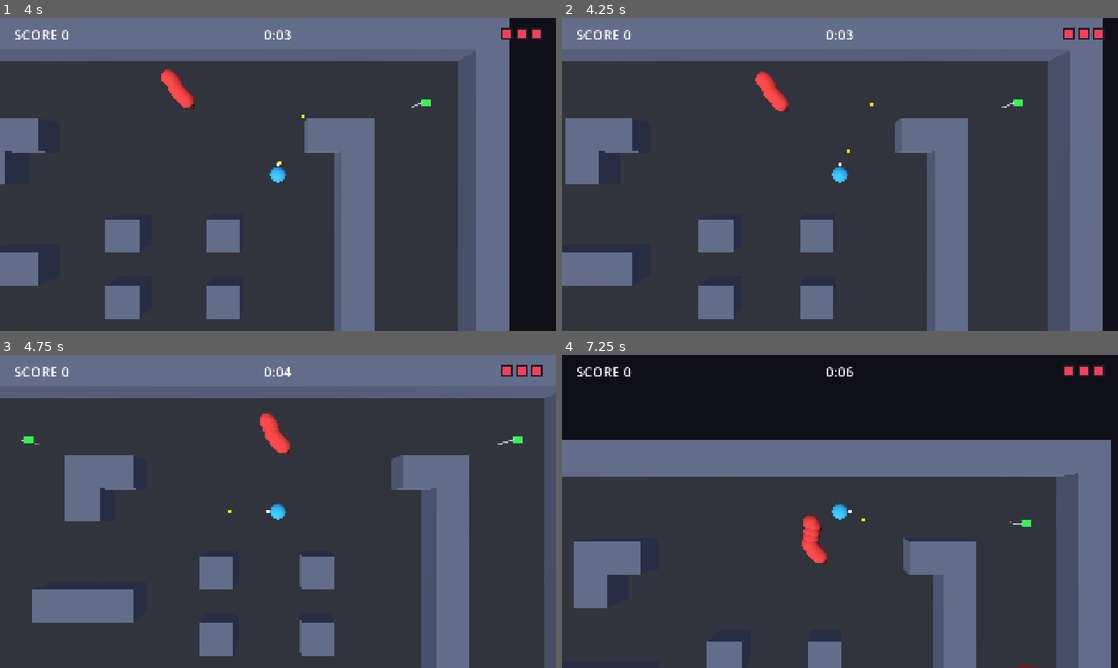
Above: before the commit, frames 1-4 (two rows, left to right).
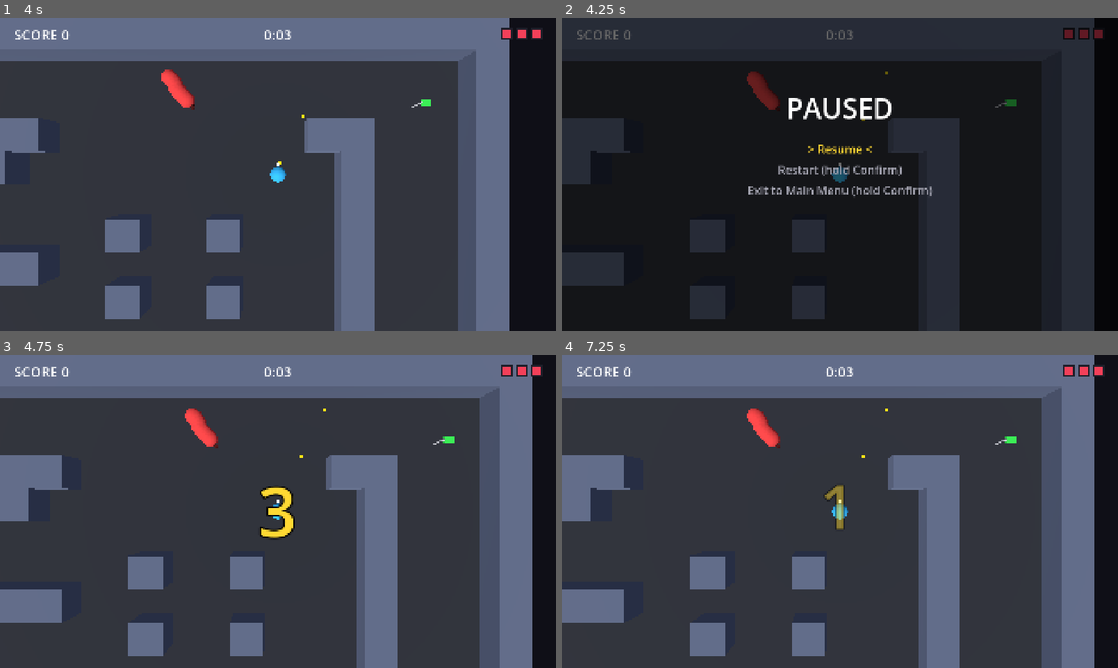
Above: after the commit, the same moments.

Repository: zoanthrope67/ZincWarbler
Game: Godot game, scene res://scn/bootstrap.tscn
Same seed, same stepped clock (60 frames per second), same inputs: the game is played once before the commit and once after it.
Inputs (mouse positions are in pixels of both pictures, inside the frame that each line leads up to):
- Up to frame 1 (4 s): tap Enter at 0.5 s; move the mouse to (400, 158) at 0.52 s; hold Right (move_right) 0.53-1.28 s; hold Z (confirm) 0.53-1.28 s; click (400, 158) at 0.67 s; move the mouse to (166, 190) at 1.27 s; hold X (back) 1.28-2.03 s; tap Z (confirm) at 1.35, 2, 2.85 s; click (166, 190) at 1.42 s; move the mouse to (333, 105) at 2.02 s; hold Right (move_right) 2.03-2.78 s; hold Z (confirm) 2.03-2.78 s; click (333, 105) at 2.17 s; move the mouse to (250, 237) at 2.77 s; hold Up (move_up) 2.78-3.53 s; click (250, 237) at 2.92 s; move the mouse to (444, 221) at 3.52 s; hold Left (move_left) from 3.53 s (still down); hold Z (confirm) from 3.53 s (still down); click (444, 221) at 3.67 s
- Up to frame 2 (4.25 s): keep holding Left (move_left); keep holding Z (confirm); tap Escape (pause) at 4.15 s
- Up to frame 3 (4.75 s): keep holding Left (move_left); move the mouse to (111, 464) at 4.27 s; release Z (confirm) at 4.28 s; tap Z (confirm) at 4.35 s; click (111, 464) at 4.42 s
- Up to frame 4 (7.25 s): move the mouse to (867, 511) at 5.02 s; release Left (move_left) at 5.03 s; hold X (back) 5.03-5.78 s; hold Z (confirm) 5.03-5.78 s; click (867, 511) at 5.17 s; move the mouse to (756, 433) at 5.77 s; hold Right (move_right) 5.78-6.53 s; tap Z (confirm) at 5.85 s; click (756, 433) at 5.92 s; move the mouse to (962, 495) at 6.52 s; hold Up (move_up) from 6.53 s (still down); hold Z (confirm) from 6.53 s (still down); click (962, 495) at 6.67 s

Frame 1 is identical in both runs. In frame 2, 94% of the frame differs, in the area x 0-98%, y 0-100%; in frame 3, 37%; in frame 4, 52%.

Commit message:
Add pause menu

Diff:
--- a/src/scn/in_game.tscn
+++ b/src/scn/in_game.tscn
@@ -9,6 +9,7 @@
 [ext_resource type="Script" uid="uid://b63c3ks1drxgy" path="res://scripts/game/flag_loop.gd" id="7_flagloop"]
 [ext_resource type="PackedScene" path="res://scn/game/angry_greg.tscn" id="10_greg"]
 [ext_resource type="PackedScene" path="res://scn/ui/hud.tscn" id="11_hud"]
+[ext_resource type="PackedScene" path="res://scn/ui/pause_menu.tscn" id="12_pause"]
 
 [node name="InGame" type="Node3D" unique_id=1027778662]
 script = ExtResource("1_deroa")
@@ -39,3 +40,5 @@
 script = ExtResource("4_ccgki")
 
 [node name="HUD" parent="." unique_id=973611704 instance=ExtResource("11_hud")]
+
+[node name="PauseMenu" parent="." instance=ExtResource("12_pause")]
--- /dev/null
+++ b/src/scn/ui/pause_menu.tscn
@@ -0,0 +1,181 @@
+[gd_scene format=3]
+
+[ext_resource type="Script" path="res://scripts/ui/pause_menu.gd" id="1_pause"]
+[ext_resource type="Script" path="res://scripts/ui/menu_list.gd" id="2_menu_list"]
+
+[sub_resource type="Animation" id="Animation_reset"]
+length = 0.001
+tracks/0/type = "value"
+tracks/0/imported = false
+tracks/0/enabled = true
+tracks/0/path = NodePath("CountdownScreen/Center/PlaceholderCountdownNumber:scale")
+tracks/0/interp = 1
+tracks/0/loop_wrap = true
+tracks/0/keys = {
+"times": PackedFloat32Array(0),
+"transitions": PackedFloat32Array(1),
+"update": 0,
+"values": [Vector2(1, 1)]
+}
+tracks/1/type = "value"
+tracks/1/imported = false
+tracks/1/enabled = true
+tracks/1/path = NodePath("CountdownScreen/Center/PlaceholderCountdownNumber:modulate")
+tracks/1/interp = 1
+tracks/1/loop_wrap = true
+tracks/1/keys = {
+"times": PackedFloat32Array(0),
+"transitions": PackedFloat32Array(1),
+"update": 0,
+"values": [Color(1, 1, 1, 1)]
+}
+
+[sub_resource type="Animation" id="Animation_tick"]
+length = 1.0
+tracks/0/type = "value"
+tracks/0/imported = false
+tracks/0/enabled = true
+tracks/0/path = NodePath("CountdownScreen/Center/PlaceholderCountdownNumber:scale")
+tracks/0/interp = 1
+tracks/0/loop_wrap = true
+tracks/0/keys = {
+"times": PackedFloat32Array(0, 0.25, 1),
+"transitions": PackedFloat32Array(0.5, 1, 1),
+"update": 0,
+"values": [Vector2(1.8, 1.8), Vector2(1, 1), Vector2(0.85, 0.85)]
+}
+tracks/1/type = "value"
+tracks/1/imported = false
+tracks/1/enabled = true
+tracks/1/path = NodePath("CountdownScreen/Center/PlaceholderCountdownNumber:modulate")
+tracks/1/interp = 1
+tracks/1/loop_wrap = true
+tracks/1/keys = {
+"times": PackedFloat32Array(0, 0.15, 0.75, 1),
+"transitions": PackedFloat32Array(1, 1, 1, 1),
+"update": 0,
+"values": [Color(1, 1, 1, 0), Color(1, 1, 1, 1), Color(1, 1, 1, 1), Color(1, 1, 1, 0)]
+}
+
+[sub_resource type="AnimationLibrary" id="AnimationLibrary_pause"]
+_data = {
+&"RESET": SubResource("Animation_reset"),
+&"countdown_tick": SubResource("Animation_tick")
+}
+
+[node name="PauseMenu" type="CanvasLayer"]
+process_mode = 3
+layer = 10
+script = ExtResource("1_pause")
+
+[node name="MenuScreen" type="Control" parent="."]
+unique_name_in_owner = true
+visible = false
+layout_mode = 3
+anchors_preset = 15
+anchor_right = 1.0
+anchor_bottom = 1.0
+grow_horizontal = 2
+grow_vertical = 2
+mouse_filter = 2
+
+[node name="Dim" type="ColorRect" parent="MenuScreen"]
+layout_mode = 1
+anchors_preset = 15
+anchor_right = 1.0
+anchor_bottom = 1.0
+grow_horizontal = 2
+grow_vertical = 2
+mouse_filter = 2
+color = Color(0, 0, 0, 0.6)
+
+[node name="Center" type="CenterContainer" parent="MenuScreen"]
+layout_mode = 1
+anchors_preset = 15
+anchor_right = 1.0
+anchor_bottom = 1.0
+grow_horizontal = 2
+grow_vertical = 2
+mouse_filter = 2
+
+[node name="Layout" type="VBoxContainer" parent="MenuScreen/Center"]
+layout_mode = 2
+theme_override_constants/separation = 48
+
+[node name="Title" type="Label" parent="MenuScreen/Center/Layout"]
+layout_mode = 2
+theme_override_font_sizes/font_size = 96
+text = "PAUSED"
+horizontal_alignment = 1
+
+[node name="Menu" type="VBoxContainer" parent="MenuScreen/Center/Layout"]
+unique_name_in_owner = true
+layout_mode = 2
+theme_override_constants/separation = 16
+script = ExtResource("2_menu_list")
+
+[node name="Resume" type="Label" parent="MenuScreen/Center/Layout/Menu"]
+layout_mode = 2
+text = "Resume"
+horizontal_alignment = 1
+
+[node name="Restart" type="Label" parent="MenuScreen/Center/Layout/Menu"]
+layout_mode = 2
+text = "Restart (hold Confirm)"
+horizontal_alignment = 1
+
+[node name="Exit" type="Label" parent="MenuScreen/Center/Layout/Menu"]
+layout_mode = 2
+text = "Exit to Main Menu (hold Confirm)"
+horizontal_alignment = 1
+
+[node name="HoldBar" type="ProgressBar" parent="MenuScreen/Center/Layout"]
+unique_name_in_owner = true
+custom_minimum_size = Vector2(480, 24)
+layout_mode = 2
+size_flags_horizontal = 4
+max_value = 1.0
+step = 0.0
+show_percentage = false
+
+[node name="Warning" type="Label" parent="MenuScreen/Center/Layout"]
+unique_name_in_owner = true
+layout_mode = 2
+theme_override_colors/font_color = Color(1, 0.55, 0.35, 1)
+theme_override_font_sizes/font_size = 32
+text = "Your score would make the hi-score table.
+Restart will NOT save it."
+horizontal_alignment = 1
+
+[node name="CountdownScreen" type="Control" parent="."]
+unique_name_in_owner = true
+visible = false
+layout_mode = 3
+anchors_preset = 15
+anchor_right = 1.0
+anchor_bottom = 1.0
+grow_horizontal = 2
+grow_vertical = 2
+mouse_filter = 2
+
+[node name="Center" type="CenterContainer" parent="CountdownScreen"]
+layout_mode = 1
+anchors_preset = 15
+anchor_right = 1.0
+anchor_bottom = 1.0
+grow_horizontal = 2
+grow_vertical = 2
+mouse_filter = 2
+
+[node name="PlaceholderCountdownNumber" type="Label" parent="CountdownScreen/Center"]
+unique_name_in_owner = true
+layout_mode = 2
+theme_override_colors/font_color = Color(1, 0.85, 0.2, 1)
+theme_override_colors/font_outline_color = Color(0, 0, 0, 1)
+theme_override_constants/outline_size = 24
+theme_override_font_sizes/font_size = 240
+text = "3"
+horizontal_alignment = 1
+
+[node name="AnimationPlayer" type="AnimationPlayer" parent="."]
+libraries/ = SubResource("AnimationLibrary_pause")
--- a/src/scripts/autoload/game_state.gd
+++ b/src/scripts/autoload/game_state.gd
@@ -80,6 +80,9 @@
 
 	previous_state = current_state
 	current_state = new_state
+	# The pause menu's Restart and Exit change state while the game is paused.
+	# Pausing would carry over to the new scene, so always un-pause.
+	get_tree().paused = false
 	# Godot frees the old scene at the end of this frame, so nothing leaks.
 	get_tree().change_scene_to_file(scene_path)
 	state_changed.emit(previous_state, current_state)
@@ -94,6 +97,7 @@
 		return
 	previous_state = current_state
 	current_state = State.ERROR
+	get_tree().paused = false
 	get_tree().change_scene_to_file(STATE_SCENES[State.ERROR])
 	state_changed.emit(previous_state, current_state)
 
--- a/src/scripts/game/player.gd
+++ b/src/scripts/game/player.gd
@@ -107,6 +107,16 @@
 	reset_physics_interpolation()
 
 
+## Called when play resumes after pausing. Stops firing, and makes Confirm and
+## Back need a fresh press if they are still held (e.g. from choosing Resume in
+## the pause menu). A dash that was under way carries on under the usual rules.
+func ignore_held_buttons() -> void:
+	if _action == Action.FIRING:
+		_action = Action.NONE
+	_confirm_blocked = Input.is_action_pressed(&"confirm")
+	_back_blocked = Input.is_action_pressed(&"back")
+
+
 ## True while the player cannot be hurt.
 func is_invulnerable() -> bool:
 	return _invulnerable_left > 0.0
--- a/src/scripts/states/in_game.gd
+++ b/src/scripts/states/in_game.gd
@@ -18,6 +18,8 @@
 ##   FlagLoop       - flags, scoring for flags and bosses appearing
 ##   Camera         - follows the player
 ##   HUD            - score, time, health and the "YOU DIED" banner
+##   PauseMenu      - the pause menu and the countdown when resuming
+##                    (scripts/ui/pause_menu.gd)
 ##
 ## When the player dies (docs/SPEC.md, In Game State):
 ##   - the score, time survived and the date/time the game ended are fixed,
@@ -64,6 +66,7 @@
 @onready var _flag_loop: FlagLoop = $FlagLoop
 @onready var _camera: FollowCamera = $Camera
 @onready var _hud: Hud = $HUD
+@onready var _pause_menu: PauseMenu = $PauseMenu
 
 
 func _ready() -> void:
@@ -89,6 +92,8 @@
 	_hud.setup(Player.MAX_HEALTH)
 	_player.health_changed.connect(_hud.set_health)
 	score_changed.connect(_hud.set_score)
+
+	_pause_menu.setup(self, _player)
 
 ## Adds `danger_delta` to the danger level. Use this for every source of danger.
 func increase_danger(danger_delta: float) -> void:
--- /dev/null
+++ b/src/scripts/ui/pause_menu.gd
@@ -0,0 +1,253 @@
+class_name PauseMenu
+extends CanvasLayer
+## The pause menu, and the "3, 2, 1" countdown before play resumes
+## (docs/SPEC.md, Pausing).
+##
+## Pause (Escape / Start; these cannot be rebound) opens the menu while the
+## player is alive. The whole game is paused with get_tree().paused. This node
+## keeps running because its Process Mode is set to Always in the scene.
+##
+## Menu items:
+##   Resume  - instant. Hides the menu and counts down 3, 2, 1, then play resumes.
+##   Restart - hold Confirm for HOLD_SECONDS: starts a new game. The score is not saved.
+##   Exit    - hold Confirm for HOLD_SECONDS: goes to the Main Menu. The score is not saved.
+## A bar fills while Confirm is held. Releasing Confirm or moving the cursor
+## cancels the hold.
+##
+## While the menu is open:
+##   Pause - the same as choosing Resume
+##   Back  - moves the cursor to Resume (does not choose it)
+## Pausing is not possible during the countdown or once the player is dead.
+##
+## Layout and looks are in scn/ui/pause_menu.tscn. The countdown number plays the
+## "countdown_tick" animation of the AnimationPlayer once for each number.
+
+# --- FX signals (effects and sounds only; never used for game logic) -------
+## The pause menu has opened.
+signal fx_pause_menu_entered
+## Resume was chosen (the countdown is starting).
+signal fx_pause_resume
+## Restart was chosen (the hold finished), just before the new game starts.
+signal fx_pause_restart
+## Exit was chosen (the hold finished), just before going to the Main Menu.
+signal fx_pause_exit
+## A countdown number appeared: 3, 2 and then 1, one second apart.
+signal fx_countdown(number: int)
+
+## Seconds Confirm must be held to choose Restart or Exit.
+const HOLD_SECONDS := 0.5
+## The number the countdown starts from. Each number shows for one second.
+const COUNTDOWN_FROM := 3
+## Shown when Restart or Exit is selected and the score would make the hi-score
+## table. %s is replaced by the item's name.
+const HISCORE_WARNING_TEXT := "Your score would make the hi-score table.\n%s will NOT save it."
+
+## The menu items, in the same order as the Label children of the Menu node.
+## If you reorder the labels in the scene, reorder this list to match.
+enum Item {
+	RESUME,
+	RESTART,
+	EXIT,
+}
+
+enum Mode {
+	CLOSED,     ## The game is being played (or the player is dead).
+	MENU,       ## The game is paused and the menu is showing.
+	COUNTDOWN,  ## The game is still paused and the countdown is showing.
+}
+
+var _mode := Mode.CLOSED
+var _game: InGame = null
+var _player: Player = null
+
+# Holding Confirm on Restart or Exit.
+var _is_holding := false
+var _hold_time := 0.0
+
+# Seconds until play resumes, and the countdown number currently shown.
+var _countdown_left := 0.0
+var _shown_number := 0
+
+@onready var _menu_screen: Control = %MenuScreen
+@onready var _menu: MenuList = %Menu
+@onready var _hold_bar: ProgressBar = %HoldBar
+@onready var _warning: Label = %Warning
+@onready var _countdown_screen: Control = %CountdownScreen
+@onready var _number: Label = %PlaceholderCountdownNumber
+@onready var _animation: AnimationPlayer = $AnimationPlayer
+
+
+func _ready() -> void:
+	_menu_screen.visible = false
+	_countdown_screen.visible = false
+	_menu.item_chosen.connect(_on_item_chosen)
+	_menu.selection_changed.connect(_on_selection_changed)
+	# Scale the countdown number around its centre.
+	_number.resized.connect(func() -> void: _number.pivot_offset = _number.size / 2.0)
+
+
+## Connects the menu to the game. Called by the In Game scene. Until this is
+## called (e.g. when the arena failed validation) the game cannot be paused.
+func setup(game: InGame, player: Player) -> void:
+	_game = game
+	_player = player
+
+
+## True while the game is paused by this menu (menu or countdown showing).
+func is_open() -> bool:
+	return _mode != Mode.CLOSED
+
+
+func _unhandled_input(event: InputEvent) -> void:
+	if InputHelper.is_fresh_press(event, &"pause"):
+		match _mode:
+			Mode.CLOSED:
+				if _can_pause():
+					get_viewport().set_input_as_handled()
+					_open_menu()
+			Mode.MENU:
+				get_viewport().set_input_as_handled()
+				_choose_resume()
+			Mode.COUNTDOWN:
+				# Cannot pause again during the countdown.
+				get_viewport().set_input_as_handled()
+		return
+
+	if _mode == Mode.MENU and InputHelper.is_fresh_press(event, &"back"):
+		get_viewport().set_input_as_handled()
+		_cancel_hold()
+		_menu.select(Item.RESUME)
+
+
+func _process(delta: float) -> void:
+	match _mode:
+		Mode.MENU:
+			_update_hold(delta)
+		Mode.COUNTDOWN:
+			_update_countdown(delta)
+
+
+func _can_pause() -> bool:
+	return _game != null and _player != null and not _player.is_dead
+
+
+func _open_menu() -> void:
+	_mode = Mode.MENU
+	get_tree().paused = true
+	_cancel_hold()
+	_menu.select(Item.RESUME)
+	_update_warning()
+	_menu_screen.visible = true
+	fx_pause_menu_entered.emit()
+
+
+func _on_item_chosen(index: int) -> void:
+	if _mode != Mode.MENU:
+		return
+	match index:
+		Item.RESUME:
+			_choose_resume()
+		Item.RESTART, Item.EXIT:
+			_start_hold()
+
+
+func _on_selection_changed(_index: int) -> void:
+	_cancel_hold()
+	_update_warning()
+
+
+# --- Holding Confirm for Restart / Exit ---------------------------------------
+
+func _start_hold() -> void:
+	_is_holding = true
+	_hold_time = 0.0
+	_hold_bar.value = 0.0
+	_hold_bar.modulate.a = 1.0
+
+
+func _cancel_hold() -> void:
+	_is_holding = false
+	_hold_time = 0.0
+	_hold_bar.value = 0.0
+	# Hidden with transparency (not visibility) so the layout does not jump.
+	_hold_bar.modulate.a = 0.0
+
+
+func _update_hold(delta: float) -> void:
+	if not _is_holding:
+		return
+	if not Input.is_action_pressed(&"confirm"):
+		_cancel_hold()
+		return
+	_hold_time += delta
+	_hold_bar.value = minf(_hold_time / HOLD_SECONDS, 1.0)
+	if _hold_time >= HOLD_SECONDS:
+		_finish_hold()
+
+
+func _finish_hold() -> void:
+	_is_holding = false
+	_mode = Mode.CLOSED
+	# GameState un-pauses the game when it changes state. end_game() is not
+	# called, so the score is not saved to the hi-score table.
+	match _menu.selected_index:
+		Item.RESTART:
+			fx_pause_restart.emit()
+			GameState.change_state(GameState.State.IN_GAME)
+		Item.EXIT:
+			fx_pause_exit.emit()
+			GameState.change_state(GameState.State.MAIN_MENU)
+
+
+# Shows the hi-score warning on Restart and Exit if the score would make the table.
+func _update_warning() -> void:
+	var item := _menu.selected_index
+	var would_lose_hiscore := Hiscores.qualifies(_game.score, floori(_game.time_survived))
+	if item != Item.RESUME and would_lose_hiscore:
+		_warning.text = HISCORE_WARNING_TEXT % ("Restart" if item == Item.RESTART else "Exit")
+		_warning.modulate.a = 1.0
+	else:
+		_warning.modulate.a = 0.0
+
+
+# --- Resume and the countdown ---------------------------------------------------
+
+func _choose_resume() -> void:
+	_cancel_hold()
+	_mode = Mode.COUNTDOWN
+	_menu_screen.visible = false
+	_countdown_screen.visible = true
+	_countdown_left = COUNTDOWN_FROM
+	_shown_number = 0
+	fx_pause_resume.emit()
+	_show_countdown_number(COUNTDOWN_FROM)
+
+
+func _update_countdown(delta: float) -> void:
+	_countdown_left -= delta
+	if _countdown_left <= 0.0001:
+		_resume_play()
+		return
+	# The tiny tolerance stops rounding errors in the frame times from showing a
+	# number one frame late.
+	var number := ceili(_countdown_left - 0.0001)
+	if number != _shown_number:
+		_show_countdown_number(number)
+
+
+func _show_countdown_number(number: int) -> void:
+	_shown_number = number
+	_number.text = str(number)
+	_animation.stop()
+	_animation.play(&"countdown_tick")
+	fx_countdown.emit(number)
+
+
+func _resume_play() -> void:
+	_mode = Mode.CLOSED
+	_countdown_screen.visible = false
+	_animation.stop()
+	get_tree().paused = false
+	# Confirm or Back may still be held from the menu. They should not start
+	# firing or dashing until they are pressed again.
+	_player.ignore_held_buttons()
Not shown, added: src/scripts/ui/pause_menu.gd.uid
Not shown, changed: docs/DESIGNER_GUIDE.md
Not shown, changed: docs/SPEC.md
